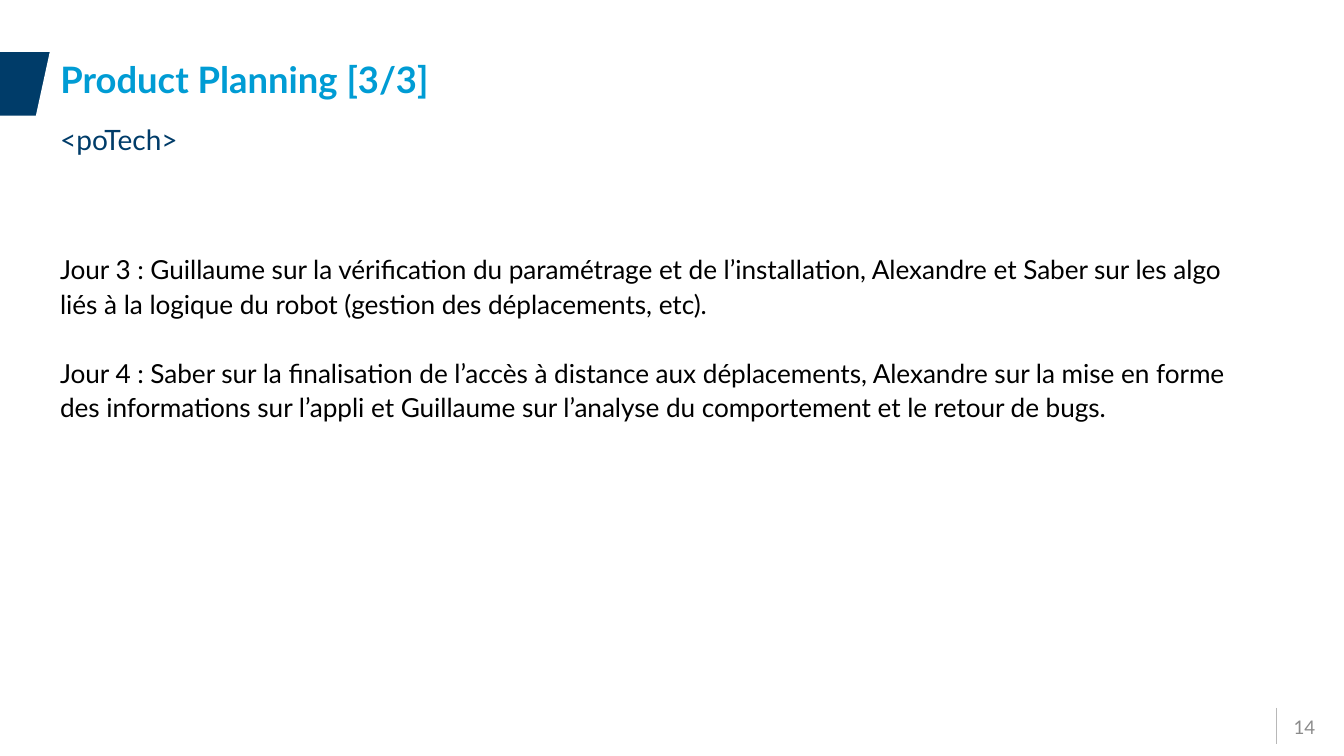
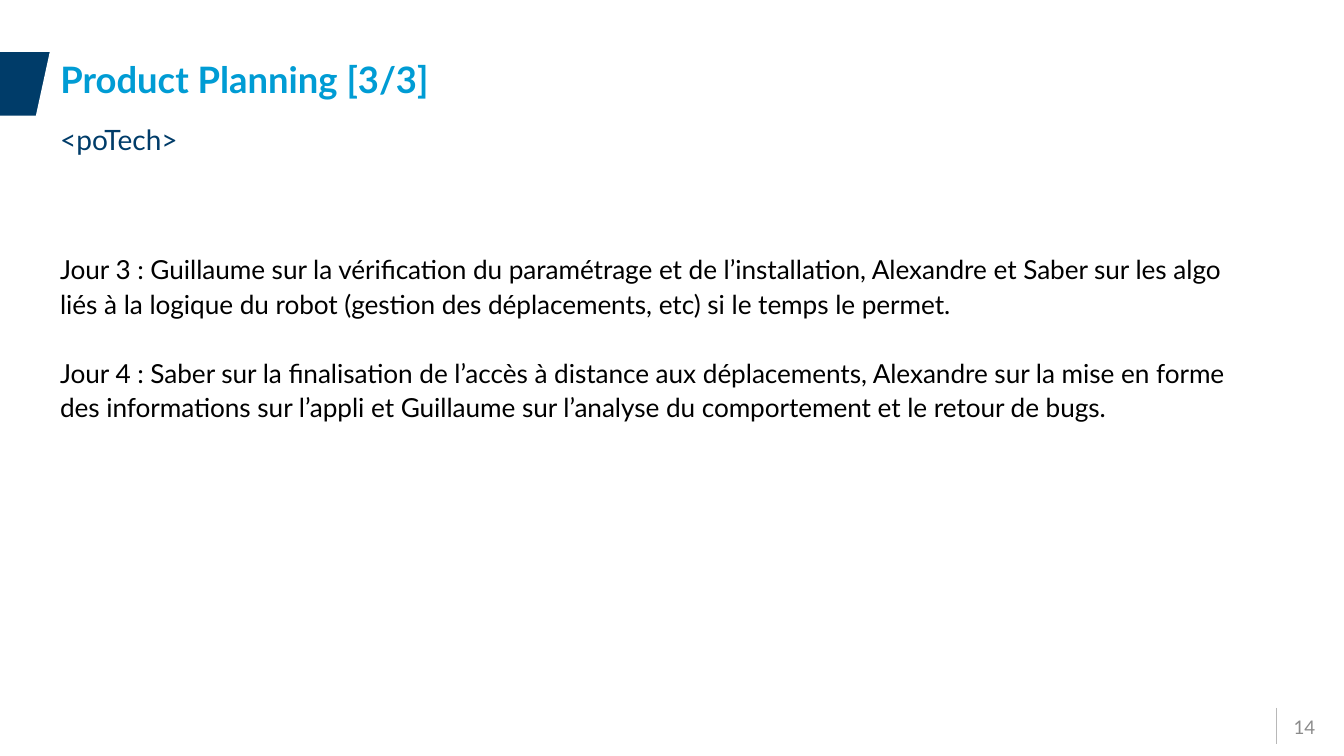
Before and after one commit to HW-Alex/ProjetIotYnov, a slide deck: slide 14 of Projet/Presentation/Presentation_Groupe05.pptx. Drawn at 1344x756 pixels with LibreOffice and Linux fonts; fonts in the diff are those of the drawing; background and template pictures are left out. Boxes give left, top, right and bottom in pixels: in the first picture for what was removed or moved away, otherwise in the second. Text is boxed around its words. In the diff, an @@ line names an element or a change of style, - is before the commit and + after.

```diff
--- a/Projet/Presentation/Presentation_Groupe05.pptx
+++ b/Projet/Presentation/Presentation_Groupe05.pptx
@@ text at bbox=[60, 259, 1220, 318]: text changed @@
-Jour 3 : Guillaume sur la vérification du paramétrage et de l’installation, Alexandre et Saber sur les algo liés à la logique du robot (gestion des déplacements, etc).
+Jour 3 : Guillaume sur la vérification du paramétrage et de l’installation, Alexandre et Saber sur les algo liés à la logique du robot (gestion des déplacements, etc) si le temps le permet.
```
Also in this commit, not shown: 7 other slides changed, 1 slide added.
